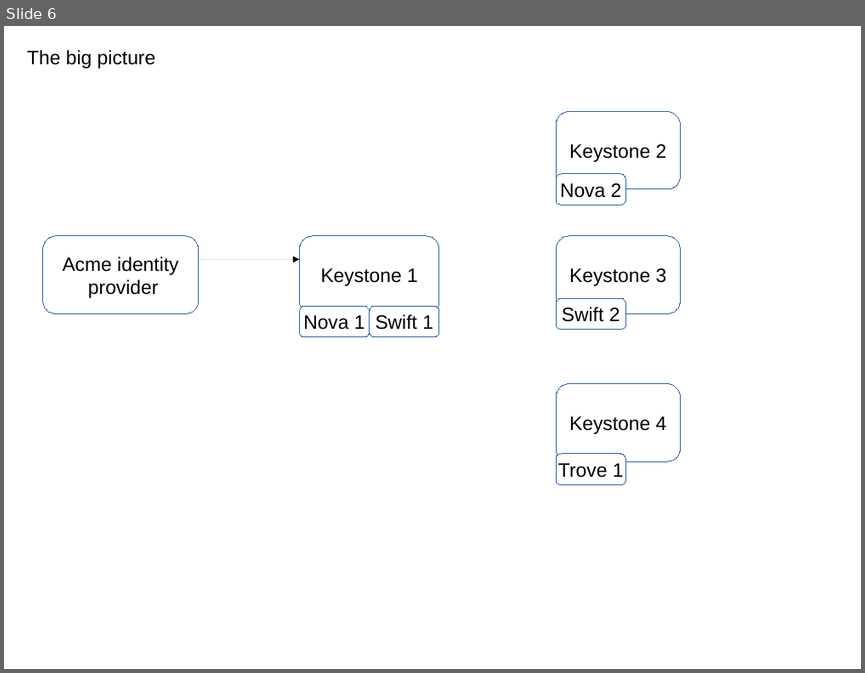
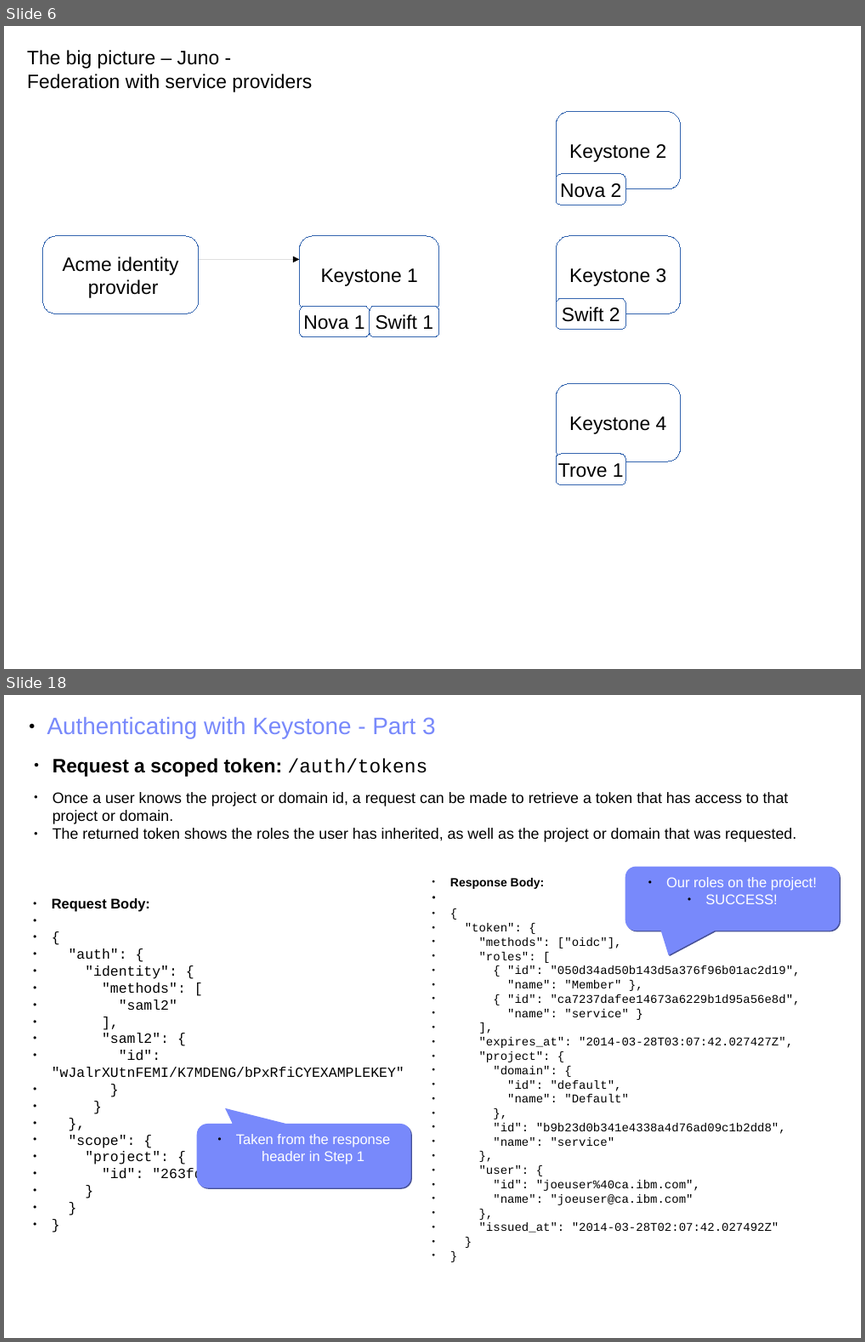
Before and after one commit to joesavak/OpenStackFederation, a slide deck: os-federation.odp. Shown one above the other, each under a label of ours: slide 6 before the commit, slides 6 and 18 after it; the slides between them are not shown. The pictures are 865x673 and 865x1342 pixels, drawn with LibreOffice and Linux fonts; fonts in the diff are those of the drawing. Boxes give left, top, right and bottom in pixels: in the first picture for what was removed or moved away, otherwise in the second. Text is boxed around its words. In the diff, an @@ line names an element or a change of style, - is before the commit and + after.

```diff
--- a/os-federation.odp
+++ b/os-federation.odp
@@ slide 18 added at bbox=[4, 695, 861, 1338], background #FFFFFF @@
@@ text added at bbox=[47, 717, 436, 738], 22 pt, text #7889FB @@
+● Authenticating with Keystone - Part 3
@@ text added at bbox=[52, 758, 428, 777], 18 pt, text #000000, bold @@
+● Request a scoped token: /auth/tokens
@@ text added at bbox=[52, 792, 796, 842], 14 pt, text #000000 @@
+● Once a user knows the project or domain id, a request can be made to retrieve a token that has access to that project or domain.
+● The returned token shows the roles the user has inherited, as well as the project or domain that was requested.
@@ rounded speech box added at bbox=[625, 866, 840, 930], fill #7889FB, 13 pt, text #FFFFFF @@
+● Our roles on the project!
+● SUCCESS!
@@ text added at bbox=[52, 898, 404, 1183], 13 pt, text #000000 @@
+● Request Body:
+● {
+● "auth": {
+● "identity": {
+● "methods": [
+● "saml2"
+● ],
+● "saml2": {
+● "id": "wJalrXUtnFEMI/K7MDENG/bPxRfiCYEXAMPLEKEY"
+● }
+● }
+● },
+● "scope": {
+● "project": {
+● "id": "263fd9"
+● }
+● }
+● }
@@ text added at bbox=[450, 878, 800, 1232], 11 pt, text #000000 @@
+● Response Body:
+● {
+● "token": {
+● "methods": ["oidc"],
+● "roles": [
+● { "id": "050d34ad50b143d5a376f96b01ac2d19",
+● "name": "Member" },
+● { "id": "ca7237dafee14673a6229b1d95a56e8d",
+● "name": "service" }
+● ],
+● "expires_at": "2014-03-28T03:07:42.027427Z",
+● "project": {
+● "domain": {
+● "id": "default",
+● "name": "Default"
+● },
+● "id": "b9b23d0b341e4338a4d76ad09c1b2dd8",
+● "name": "service"
+● },
+● "user": {
+● "id": "joeuser%40ca.ibm.com",
+● "name": "joeuser@ca.ibm.com"
+● },
+● "issued_at": "2014-03-28T02:07:42.027492Z"
+● }
+● }
@@ rounded speech box added at bbox=[197, 1123, 411, 1188], fill #7889FB, 13 pt, text #FFFFFF @@
+● Taken from the response header in Step 1
@@ slide 6 changed as well @@
@@ text at bbox=[27, 50, 312, 92]: text changed @@
-The big picture
+The big picture – Juno -
+Federation with service providers
```
Also in this commit, not shown: 1 other slide changed, 11 other slides added, 1 slide removed.
